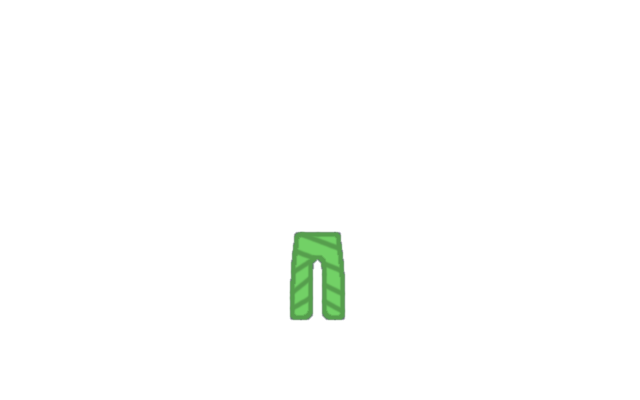
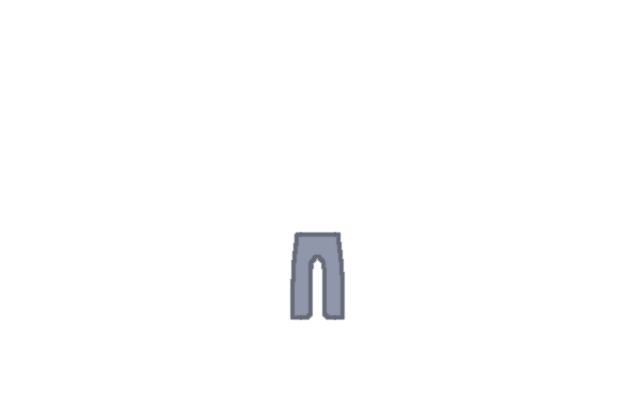
The second 640 x 400 image is a revision of the first. Changes to its layers:
hid "AmumuColour" over box(289, 231, 346, 321)
